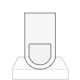
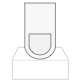
Before/after of a 80x80 layered artwork. What changed in the layer stack:
hid "04.png" over [11, 12, 69, 70]
showed "11.png" over [11, 2, 69, 70]
